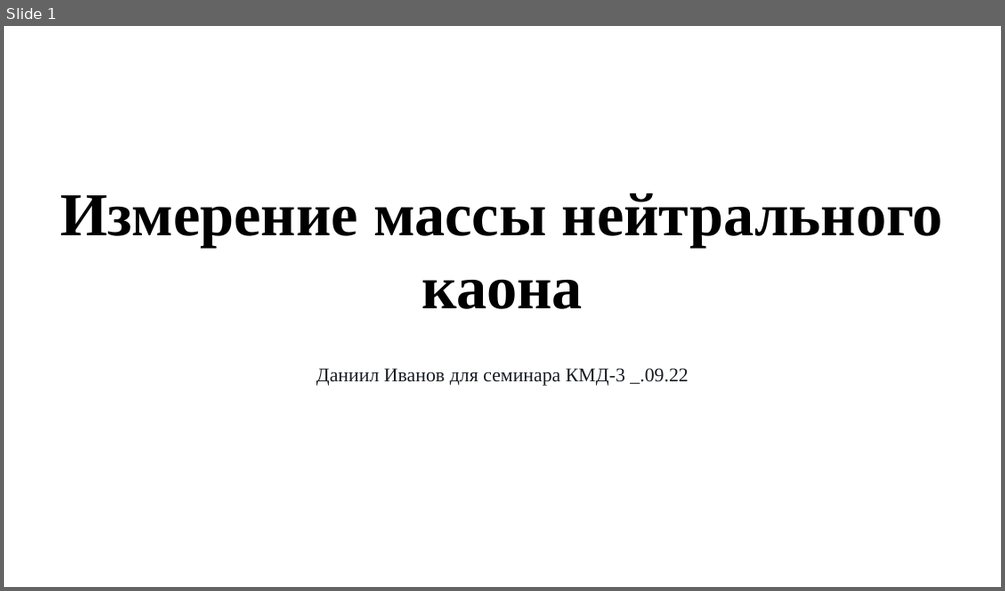
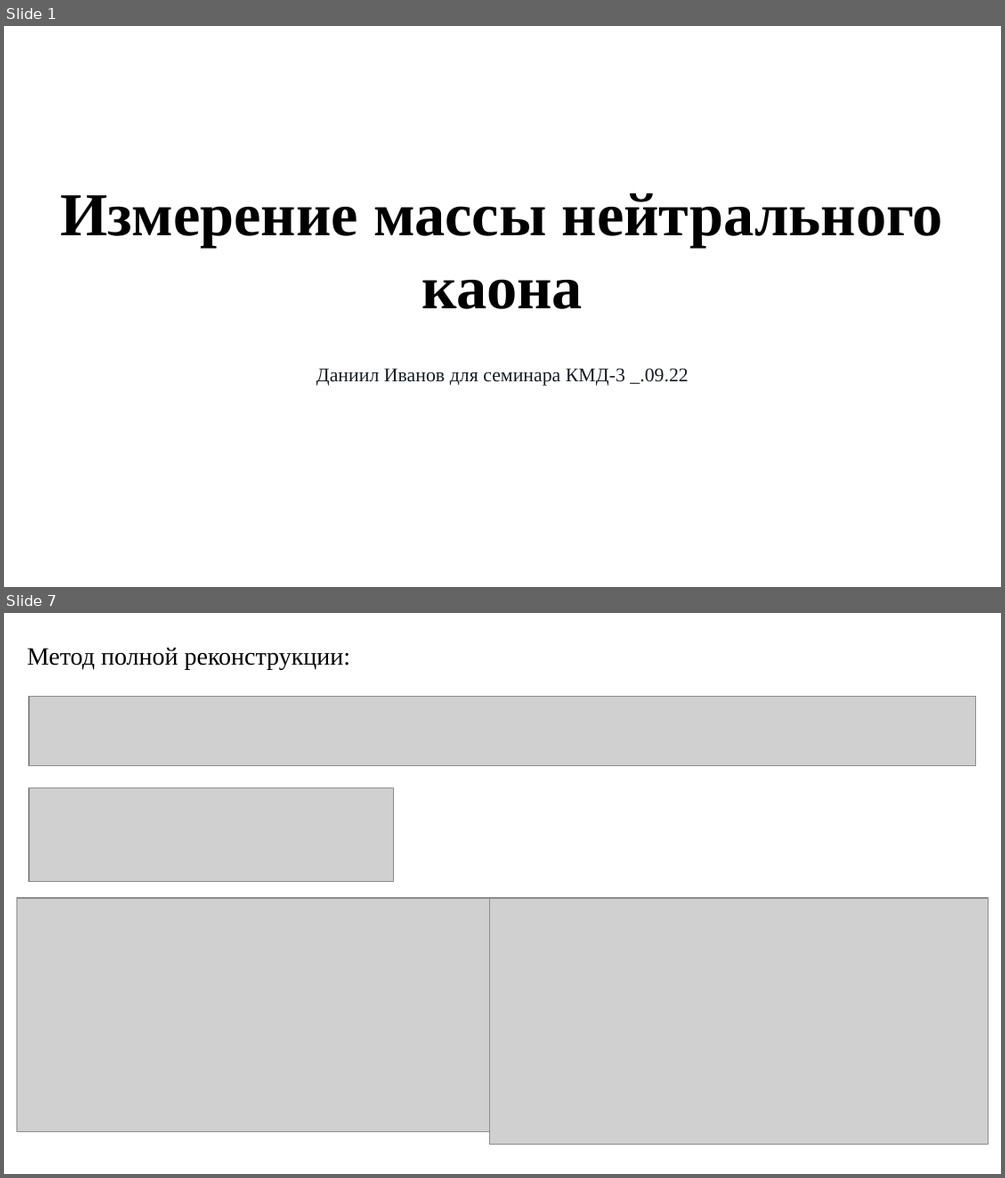
Before and after one commit to AliensWithdrawPeople/KaonMassMeasure, a slide deck: presentation and text/Семинар КМД.pptx. Shown one above the other, each under a label of ours: slide 1 before the commit, slides 1 and 7 after it; the slides between them are not shown. The pictures are 1005x591 and 1005x1178 pixels, drawn with LibreOffice and Linux fonts; fonts in the diff are those of the drawing; grey boxes stand for pictures. Boxes give left, top, right and bottom in pixels: in the first picture for what was removed or moved away, otherwise in the second. Text is boxed around its words. In the diff, an @@ line names an element or a change of style, - is before the commit and + after.

```diff
--- a/presentation and text/Семинар КМД.pptx
+++ b/presentation and text/Семинар КМД.pptx
@@ slide 7 added at (4, 613, 1001, 1174), background #FFFFFF @@
@@ text added at (27, 647, 350, 670), 18 pt, text #000000 @@
+Метод полной реконструкции:
@@ picture added at (29, 697, 976, 765) @@
@@ picture added at (29, 788, 394, 882) @@
@@ picture added at (17, 898, 489, 1131) @@
@@ picture added at (489, 898, 987, 1144) @@
```
Also in this commit, not shown: 4 slides changed, 12 other slides added, 1 slide removed.
